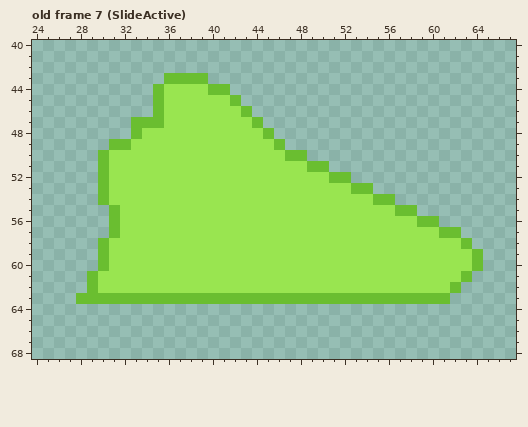
File history of a pixel-art file, Robot Game/Assets/Art/Animations/Enemy Animations/Slime/Slime.aseprite. Above: the version before the commit.
96x96 pixels, 10 frames. Shown: old frame 7 (SlideActive): x 24..67, y 40..68. The commit also changed other frames, which this record leaves out.
After:
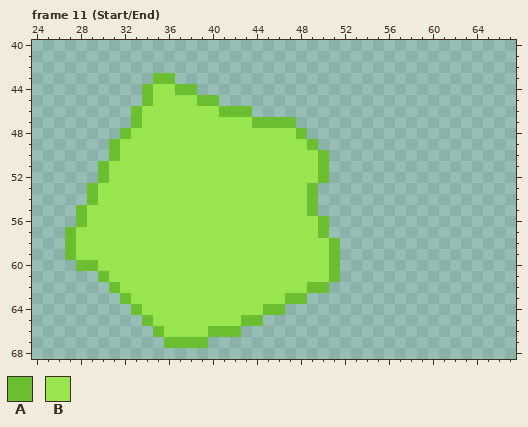
Palette (. is transparent): A #6abe30  B #99e550
A new or re-ordered frame is compared with the old frame closest to it.
Difference:
frames 10 -> 22
Frame 11 (Start/End) is new; against old frame 7 (SlideActive):
Colour A now appears in row 43 at x 35; in rows 44 to 45 at x 34; in row 46 at x 33; in row 47 at x 45 to 47; in row 48 at x 32 and 48; in row 49 at x 49.
Colour A now appears in row 50 at x 50; in rows 53 to 54 at x 29; in rows 55 to 56 at x 28; in rows 57 to 59 at x 27; in row 60 at x 28 to 29; in row 64 at x 33 and 45 to 46.
Colour A now appears in row 65 at x 34 and 43 to 44; in row 66 at x 35 and 40 to 42; in row 67 at x 36 to 39.
The author changed colour B to colour A in row 44 at x 37 to 38; in row 45 at x 39 to 40; in row 46 at x 41 to 42; in row 50 at x 31; in row 52 at x 50; in rows 53 to 55 at x 49.
The author changed colour B to colour A in rows 56 to 57 at x 50; in rows 58 to 60 at x 51; in row 61 at x 30 and 51; in row 62 at x 31 and 49 to 50.
Colour B now appears in row 46 at x 34; in row 48 at x 46 to 47; in row 49 at x 47 to 48; in row 50 at x 49; in rows 55 to 56 at x 29 to 30; in row 57 at x 28 to 30.
Colour B now appears in rows 58 to 59 at x 28 to 29; in row 64 at x 34 to 44; in row 65 at x 35 to 42; in row 66 at x 36 to 39.
The author changed colour A to colour B in rows 44 to 46 at x 35; in row 47 at x 34 to 35; in row 48 at x 33 and 45; in row 49 at x 32 and 46; in row 50 at x 47 to 48; in row 51 at x 49.
The author changed colour A to colour B in rows 53 to 54 at x 30; in rows 55 to 57 at x 31; in rows 58 to 60 at x 30; in row 63 at x 33 to 46.
The edit erases colour A in row 43 at x 37 to 39; in row 44 at x 40 to 41; in row 45 at x 42; in row 50 at x 30; in row 52 at x 51 to 52; in row 53 at x 53 to 54.
The edit erases colour A in row 54 at x 55 to 56; in row 55 at x 57 to 58; in row 56 at x 59 to 60; in row 57 at x 61 to 62; in row 58 at x 63; in rows 59 to 60 at x 64.
The edit erases colour A in row 61 at x 29 and 63; in row 62 at x 29 and 62; in row 63 at x 28 to 31 and 49 to 61.
The edit erases colour B in row 44 at x 39; in row 45 at x 41; in row 53 at x 50 to 52; in row 54 at x 50 to 54; in row 55 at x 50 to 56; in row 56 at x 51 to 58.
The edit erases colour B in row 57 at x 51 to 60; in row 58 at x 52 to 62; in rows 59 to 60 at x 52 to 63; in row 61 at x 52 to 62; in row 62 at x 30 and 51 to 61.
